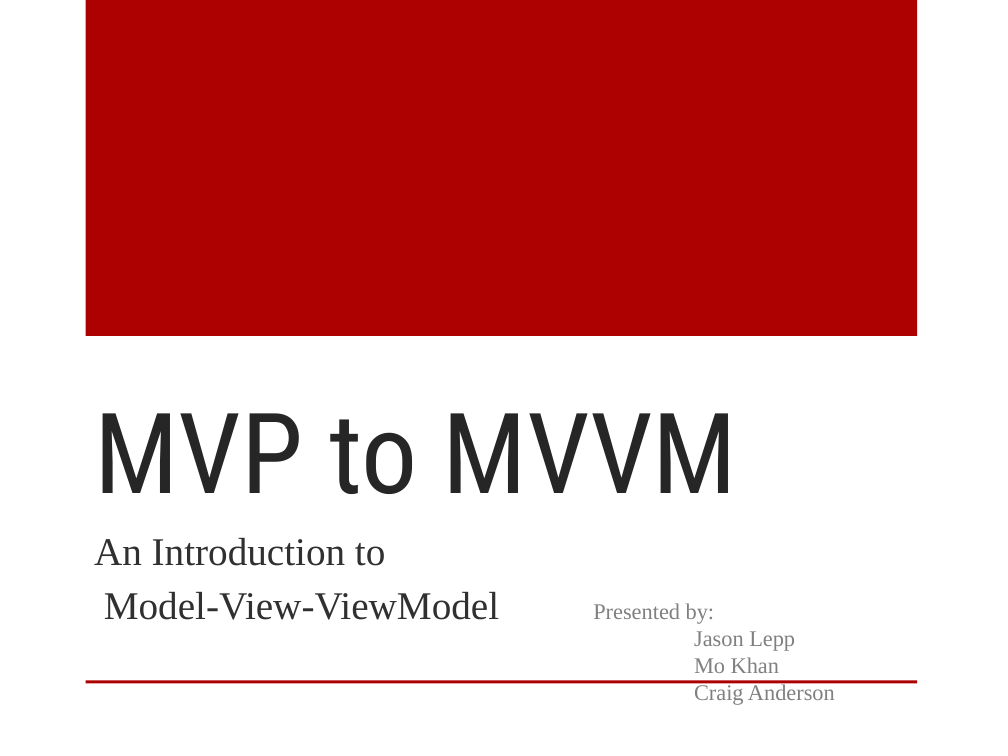
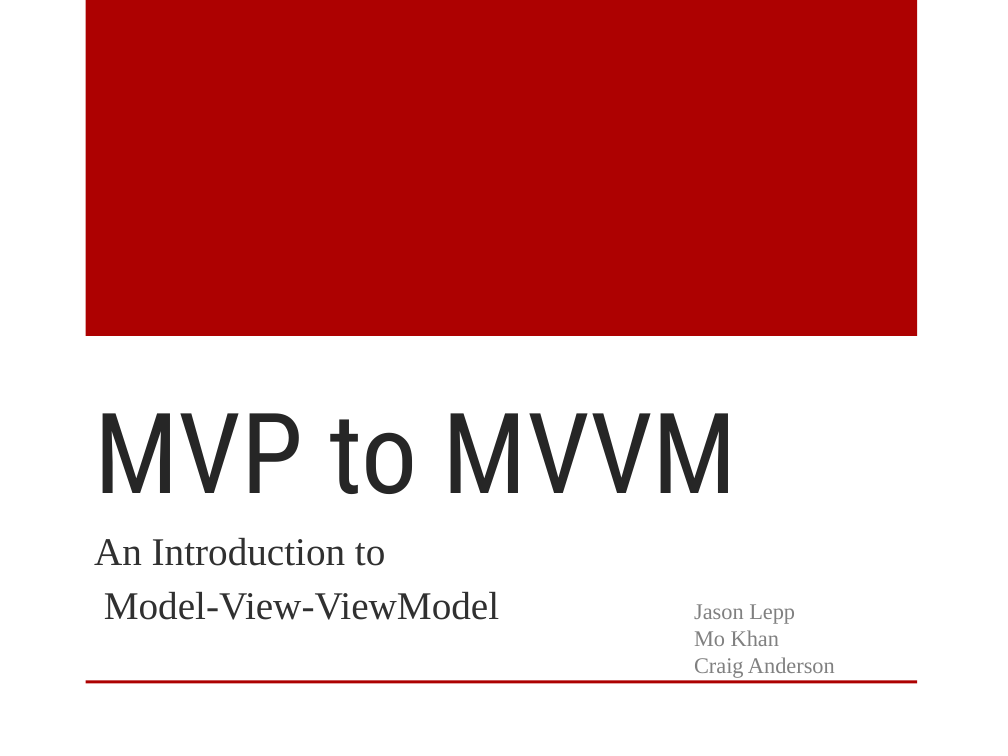
Before and after one commit to arcresources/MVPtoMVVM, a slide deck: slide 1 of docs/MVP to MVVM.pptx. Drawn at 1008x756 pixels with LibreOffice and Linux fonts; fonts in the diff are those of the drawing; background and template pictures are left out. Boxes give left, top, right and bottom in pixels: in the first picture for what was removed or moved away, otherwise in the second. Text is boxed around its words. In the diff, an @@ line names an element or a change of style, - is before the commit and + after.

```diff
--- a/docs/MVP to MVVM.pptx
+++ b/docs/MVP to MVVM.pptx
@@ text at [593, 603, 715, 624]: paragraph removed @@
-Presented by:
```
Also in this commit, not shown: 2 other slides changed, 2 slides added.
